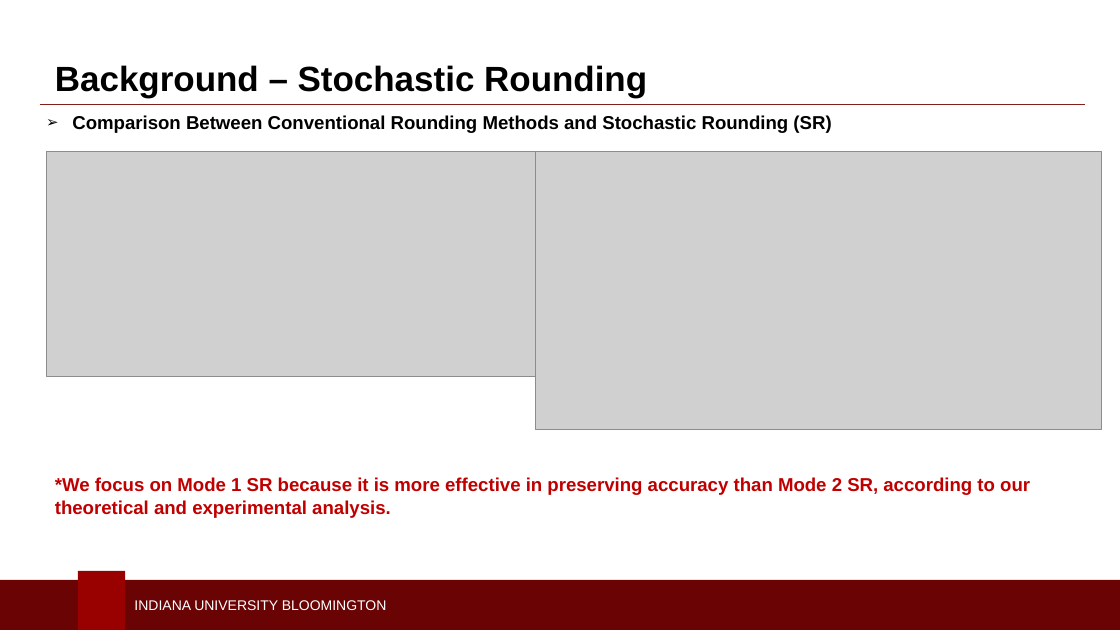
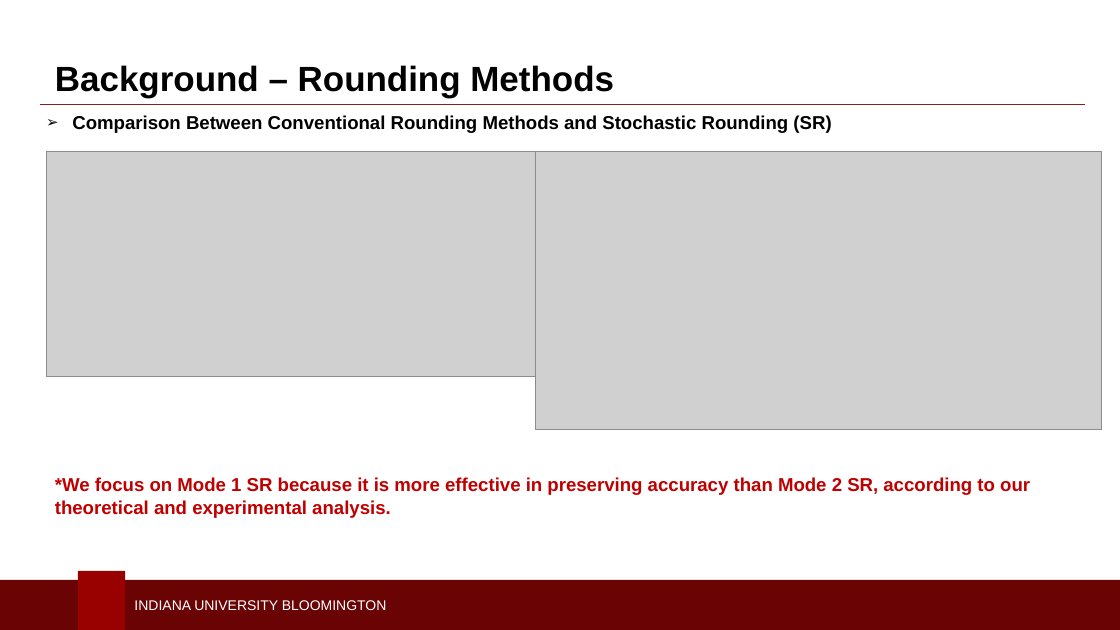
Before and after one commit to Presciman/PPoPP-25_Slides, a slide deck: slide 5 of COMPSO_PPoPP'25.pptx. Drawn at 1120x630 pixels with LibreOffice and Linux fonts; fonts in the diff are those of the drawing; grey boxes stand for pictures; background and template pictures are left out. Boxes give left, top, right and bottom in pixels: in the first picture for what was removed or moved away, otherwise in the second. Text is boxed around its words. In the diff, an @@ line names an element or a change of style, - is before the commit and + after.

```diff
--- a/COMPSO_PPoPP'25.pptx
+++ b/COMPSO_PPoPP'25.pptx
@@ text at [55,65,614,98]: text changed @@
-Background – Stochastic Rounding
+Background – Rounding Methods
```
Also in this commit, not shown: 7 other slides changed, 4 slides added, 1 slide removed, 1 other file.
